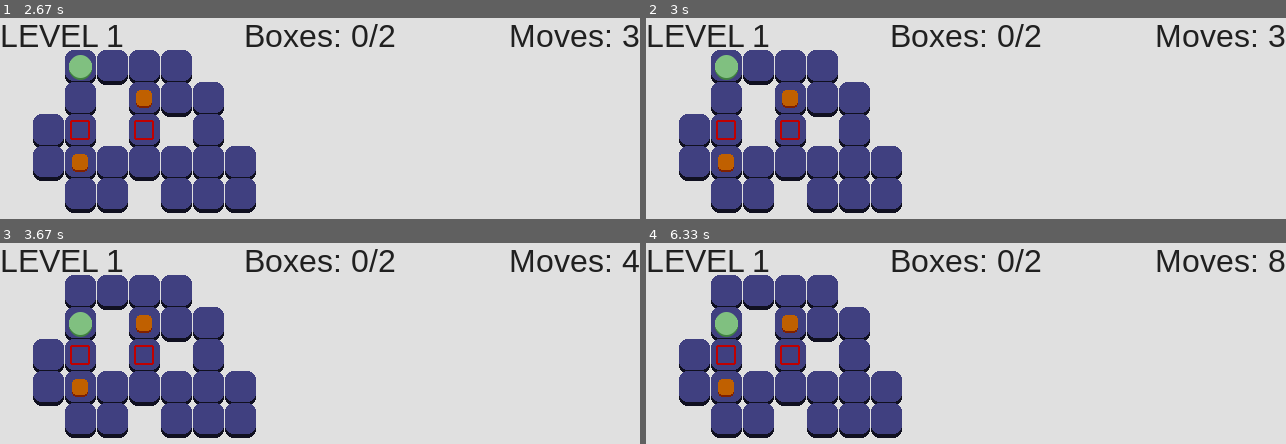
Above: before the commit, frames 1-4 (two rows, left to right).
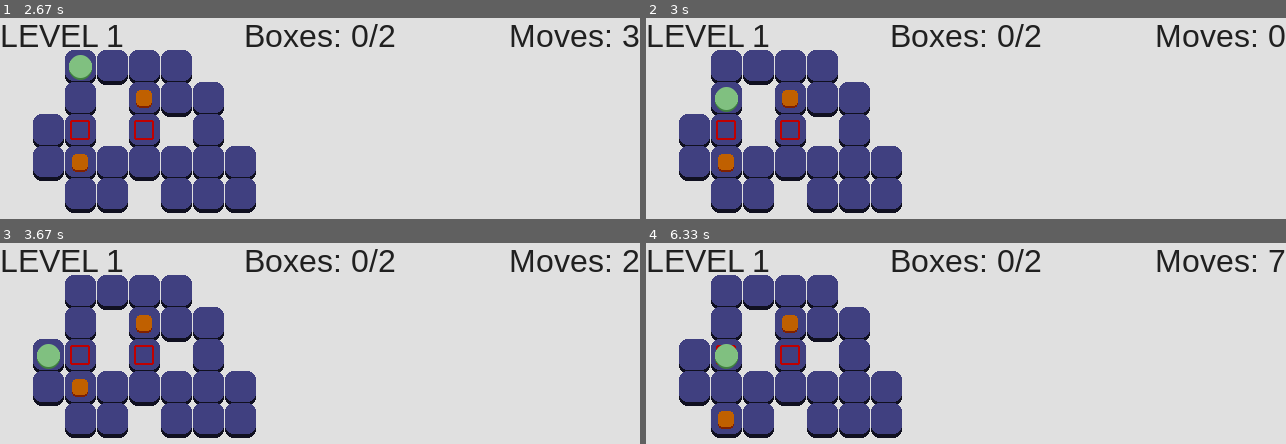
Above: after the commit, the same moments.

Repository: JasonNumberThirteen/pygameSokoban
Game: pygame game, started from sokoban.py
Two runs of this game, one before a commit and one after it. Both use one fixed random seed, a clock stepped at 60 frames per second and the inputs below.
Inputs:
- Up to frame 1 (2.67 s): tap R at 0.33 s; hold D 0.67-1.13 s; hold W 1.17-1.63 s; hold D 1.67-2.13 s; hold A from 2.17 s (still down)
- Up to frame 2 (3 s): release A at 2.7 s; tap R at 2.73 s
- Up to frame 3 (3.67 s): hold S 3.07-3.37 s; hold A from 3.4 s (still down)
- Up to frame 4 (6.33 s): release A at 3.8 s; hold D 4.23-4.87 s; hold S 4.9-5.27 s; hold A 5.3-5.77 s; hold D 5.8-6.27 s; hold W from 6.3 s (still down)

Frame 1 is identical in both runs. In frame 2, 0.8% of the frame differs, in the area x 10-100%, y 3-47%; in frame 3, 0.9%; in frame 4, 1.3%, in the area x 10-100%, y 3-93%.

Commit message:
Add missing restart level callback

Diff:
--- a/src/game_objects/player_input.py
+++ b/src/game_objects/player_input.py
@@ -4,7 +4,7 @@
 	def __init__(self, player, gm) -> None:
 		self.gm = gm
 		self.player = player
-		self.callbacks = {PLAYER_UP_MOVEMENT_KEY: self.on_up_press, PLAYER_DOWN_MOVEMENT_KEY: self.on_down_press, PLAYER_LEFT_MOVEMENT_KEY: self.on_left_press, PLAYER_RIGHT_MOVEMENT_KEY: self.on_right_press}
+		self.callbacks = {PLAYER_UP_MOVEMENT_KEY: self.on_up_press, PLAYER_DOWN_MOVEMENT_KEY: self.on_down_press, PLAYER_LEFT_MOVEMENT_KEY: self.on_left_press, PLAYER_RIGHT_MOVEMENT_KEY: self.on_right_press, LEVEL_RESTART_KEY: self.on_restart_press}
 
 	def detect_input(self, event, level, ui):
 		for k, v in self.callbacks.items():
@@ -43,8 +43,10 @@
 			self.gm.on_player_move(self.player)
 			ui.on_player_move()
 
-	def can_reset_level(self, event):
-		return self.player.moves > 0 and self.pressed_key(event, LEVEL_RESTART_KEY)
+	def on_restart_press(self, level, ui):
+		if self.player.moves > 0:
+			self.gm.restart_level()
+			ui.on_level_start()
 
 	def pressed_key(self, event, key):
 		return event.key == ord(key)
